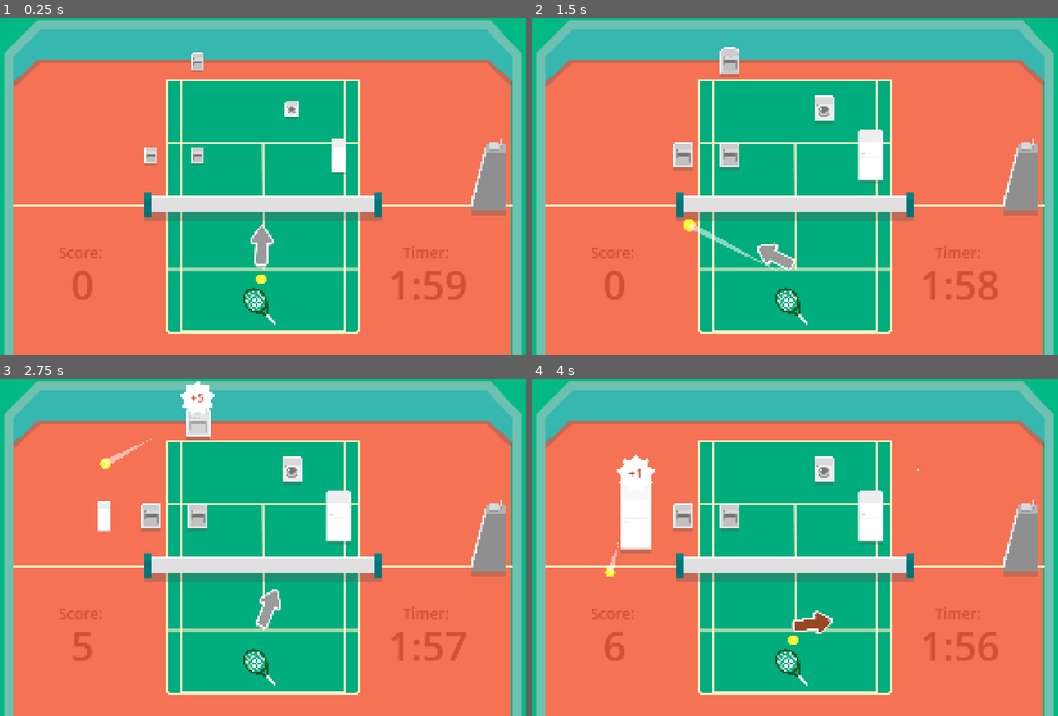
Above: before the commit, frames 1-4 (two rows, left to right).
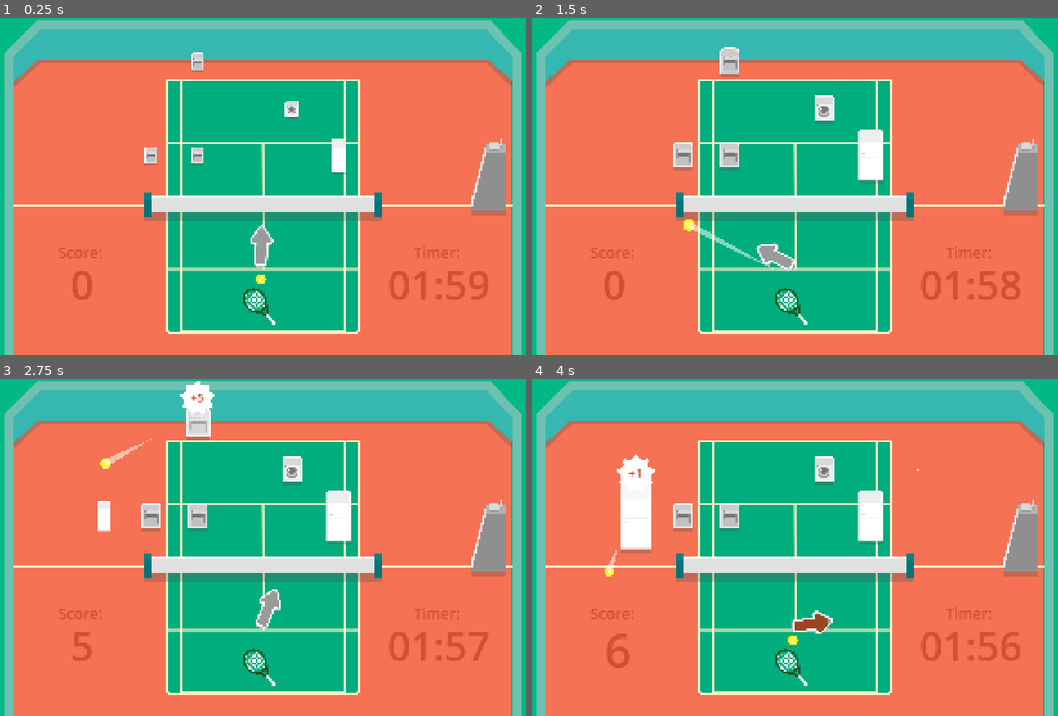
Above: after the commit, the same moments.

Repository: VeryKoolGames/ace_electromenager
Game: Godot game, scene res://Assets/Scenes/Main/main.tscn
Two runs of this game, one before a commit and one after it. Both use one fixed random seed, a clock stepped at 60 frames per second and the inputs below. The engine's default icon, where the game draws it, is replaced by a stand-in: a white triangle on a blue panel in a dark square.
Inputs (mouse positions are in pixels of both pictures, inside the frame that each line leads up to):
- Up to frame 1 (0.25 s): no input
- Up to frame 2 (1.5 s): move the mouse to (926, 169) at 0.52 s; press the mouse at (926, 169) at 0.53 s; move the mouse to (674, 203) at 1.27 s; release the mouse at (674, 203) at 1.28 s; click (674, 203) at 1.35 s
- Up to frame 3 (2.75 s): move the mouse to (320, 473) at 2.02 s; press the mouse at (320, 473) at 2.03 s
- Up to frame 4 (4 s): move the mouse to (763, 614) at 2.77 s; release the mouse at (763, 614) at 2.78 s; click (763, 614) at 2.85 s; move the mouse to (973, 598) at 3.52 s; press the mouse at (973, 598) at 3.53 s

The runs differ from the first frame. In frame 1, 0.9% of the frame differs, in the area x 46-93%, y 61-92%; in frame 2, 0.9%; in frame 3, 0.8%; in frame 4, 1.1%, in the area x 13-93%, y 48-92%.

Commit message:
better shooting feedback

Diff:
--- a/Arrow_Ben.tscn
+++ b/Arrow_Ben.tscn
@@ -1,10 +1,38 @@
-[gd_scene load_steps=6 format=3 uid="uid://d28a62ng3fy67"]
+[gd_scene load_steps=12 format=3 uid="uid://d28a62ng3fy67"]
 
 [ext_resource type="Texture2D" uid="uid://b6a45wq318l42" path="res://Assets/sprites/ArrowShadow.png" id="1_1upm3"]
 [ext_resource type="Texture2D" uid="uid://d21h63ije38ig" path="res://Assets/sprites/ArrowOutline.png" id="1_6ldg8"]
 [ext_resource type="Script" uid="uid://cane2476nvaiy" path="res://Assets/Scripts/Player/aiming_arrow.gd" id="1_rtyix"]
 [ext_resource type="Texture2D" uid="uid://dh2r6qo86pl08" path="res://Assets/sprites/ArrowBG.png" id="3_hlygf"]
 [ext_resource type="Texture2D" uid="uid://dt4px3bfwa856" path="res://Assets/sprites/Rectangle 153.png" id="4_hlygf"]
+[ext_resource type="Texture2D" uid="uid://cejlij7pycc2g" path="res://Assets/sprites/SP_Star.png" id="6_g06xe"]
+
+[sub_resource type="Curve" id="Curve_2u67p"]
+_data = [Vector2(0, 1), 0.0, 0.0, 0, 0, Vector2(0.530242, 0.884681), 0.0, 0.0, 0, 0, Vector2(0.989919, 0.00426471), 0.0, 0.0, 0, 0]
+point_count = 3
+
+[sub_resource type="CurveTexture" id="CurveTexture_b720g"]
+curve = SubResource("Curve_2u67p")
+
+[sub_resource type="Gradient" id="Gradient_1yd8r"]
+offsets = PackedFloat32Array(0.00226244, 0.995475)
+colors = PackedColorArray(0.815686, 0.188235, 0.196078, 1, 1, 0.792157, 0.266667, 1)
+
+[sub_resource type="GradientTexture1D" id="GradientTexture1D_x472e"]
+gradient = SubResource("Gradient_1yd8r")
+
+[sub_resource type="ParticleProcessMaterial" id="ParticleProcessMaterial_ubv2x"]
+resource_local_to_scene = true
+particle_flag_disable_z = true
+spread = 180.0
+initial_velocity_min = 180.0
+initial_velocity_max = 180.0
+gravity = Vector3(0, 98, 0)
+scale_min = 0.6
+scale_max = 0.8
+scale_over_velocity_max = 141.08
+color_initial_ramp = SubResource("GradientTexture1D_x472e")
+alpha_curve = SubResource("CurveTexture_b720g")
 
 [node name="AimingArrow" type="Node2D"]
 script = ExtResource("1_rtyix")
@@ -41,3 +69,12 @@
 nine_patch_stretch = true
 texture_progress = ExtResource("4_hlygf")
 tint_progress = Color(0.984314, 0.462745, 0.223529, 1)
+
+[node name="GPUParticles2D" type="GPUParticles2D" parent="."]
+position = Vector2(0, -91)
+emitting = false
+amount = 4
+texture = ExtResource("6_g06xe")
+one_shot = true
+explosiveness = 0.77
+process_material = SubResource("ParticleProcessMaterial_ubv2x")
--- a/Assets/Scenes/Main/main.tscn
+++ b/Assets/Scenes/Main/main.tscn
@@ -212,7 +212,7 @@
 texture = ExtResource("2_32s5x")
 
 [node name="Player" parent="." instance=ExtResource("1_amwe0")]
-position = Vector2(954, 912)
+position = Vector2(953, 912)
 
 [node name="Walls" type="Node" parent="."]
 
--- a/Assets/Scripts/Managers/game_timer_manager.gd
+++ b/Assets/Scripts/Managers/game_timer_manager.gd
@@ -17,7 +17,11 @@
 	var mins = int(time) / 60
 	time -= mins * 60
 	var secs = int(time)
-	return str(mins) + ":" + str(secs)
+	if secs < 10:
+		secs = "0" + str(secs)
+	else:
+		secs = str(secs)
+	return "0" + str(mins) + ":" + secs
 
 func end_game() -> void:
 	GameState.current_game_state = GameState.GameStateEnum.END
--- a/Assets/Scripts/Managers/score_manager.gd
+++ b/Assets/Scripts/Managers/score_manager.gd
@@ -10,3 +10,15 @@
 func on_score_received(score_value: int) -> void:
 	current_score += score_value
 	score_label.text = str(current_score)
+
+	# TODO Should equilibrate this value right now it is always 1
+	var intensity = clamp(score_value / 10.0, 1.0, 2.0)
+	var tween = create_tween()
+	tween.set_trans(Tween.TRANS_BOUNCE).set_ease(Tween.EASE_OUT)
+
+	tween.tween_property(score_label, "scale", Vector2(1.2, 1.2) * intensity, 0.1)
+
+	tween.tween_property(score_label, "rotation_degrees", randf_range(-10, 10) * intensity, 0.05)
+	tween.tween_property(score_label, "rotation_degrees", 0, 0.05)
+
+	tween.tween_property(score_label, "scale", Vector2.ONE, 0.1)
--- a/Assets/Scripts/Player/aiming_arrow.gd
+++ b/Assets/Scripts/Player/aiming_arrow.gd
@@ -1,6 +1,7 @@
 extends Node2D
 class_name AimingArrow
 
+@onready var gpu_particles_2d: GPUParticles2D = $GPUParticles2D
 @onready var strength_texture_bar: TextureProgressBar = $Mask/StrengthTextureBar
 @export var fill_speed := 0.0
 var fill_direction = 1
@@ -47,6 +48,10 @@
 		"shot_strength": bar_value,
 		"shot_direction": shot_direction.normalized()
 	}
+	if bar_value >= 90:
+		animate_shot(true)
+	else:
+		animate_shot(false)
 	reset_values()
 	return ret
 
@@ -56,3 +61,13 @@
 	bar_value = 0
 	var tween = create_tween()
 	tween.tween_property(strength_texture_bar, "value", 0, 0.1)
+
+func animate_shot(is_perfect_shot: bool) -> void:
+	# If the player scored above 90 we want to reward him with a small animation
+	if is_perfect_shot:
+		gpu_particles_2d.emitting = true
+	var scale_factor = Vector2(0.4, 0.4) if is_perfect_shot else Vector2(0.1, 0.1)
+	var tween = create_tween()
+	var target_scale: Vector2 = scale
+	tween.tween_property(self, "scale", target_scale + scale_factor, 0.1)
+	tween.tween_property(self, "scale", target_scale, 0.1)
